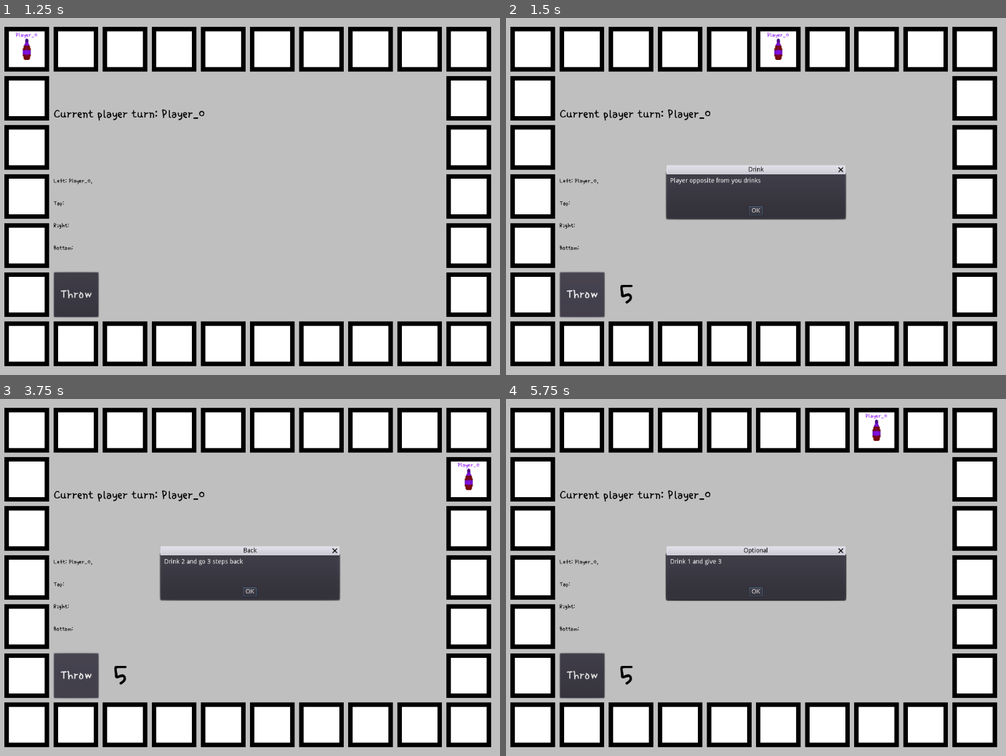
Above: before the commit, frames 1-4 (two rows, left to right).
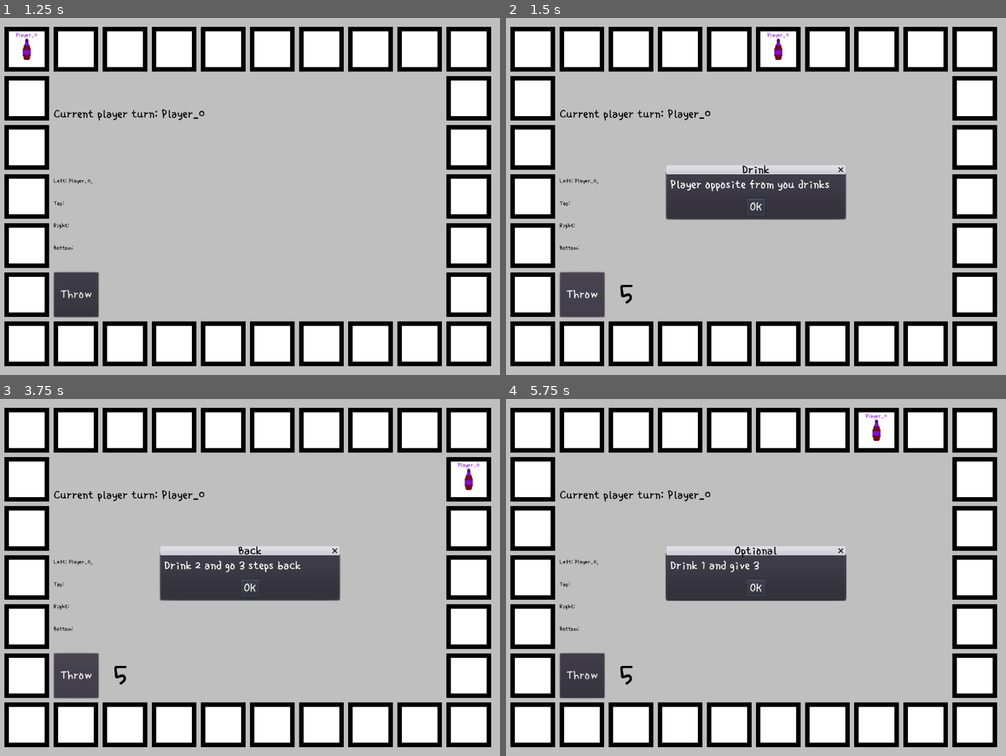
Above: after the commit, the same moments.

Repository: askoki160/angels-of-delta
Game: Godot game, scene res://StartScene.tscn
Same seed, same stepped clock (60 frames per second), same inputs: the game is played once before the commit and once after it.
Inputs:
- Up to frame 1 (1.25 s): click "Start" at 0.5 s
- Up to frame 2 (1.5 s): click "Throw" at 1.25 s
- Up to frame 3 (3.75 s): click "Start" at 2 s; click "Start" at 2.75 s; click "Throw" at 3.5 s
- Up to frame 4 (5.75 s): click "OK" at 4.25 s; click "Start" at 5 s

Frame 1 is identical in both runs. In frame 2, 0.5% of the frame differs, in the area x 32-65%, y 41-56%; in frame 3, 0.5%; in frame 4, 0.4%.

Commit message:
Theme added to the accept dialog

Diff:
--- a/MainScene.gd
+++ b/MainScene.gd
@@ -40,6 +40,7 @@
 
 func alert(title: String, text: String) -> void:
 	var dialog = AcceptDialog.new()
+	dialog.theme = load("res://assets/my_theme.tres")
 	dialog.dialog_text = text
 	dialog.window_title = title
 	dialog.connect('modal_closed', dialog, 'queue_free')
--- /dev/null
+++ b/assets/my_theme.tres
@@ -0,0 +1,6 @@
+[gd_resource type="Theme" load_steps=2 format=2]
+
+[ext_resource path="res://assets/fonts/single_day_dynamic.tres" type="DynamicFont" id=1]
+
+[resource]
+default_font = ExtResource( 1 )
